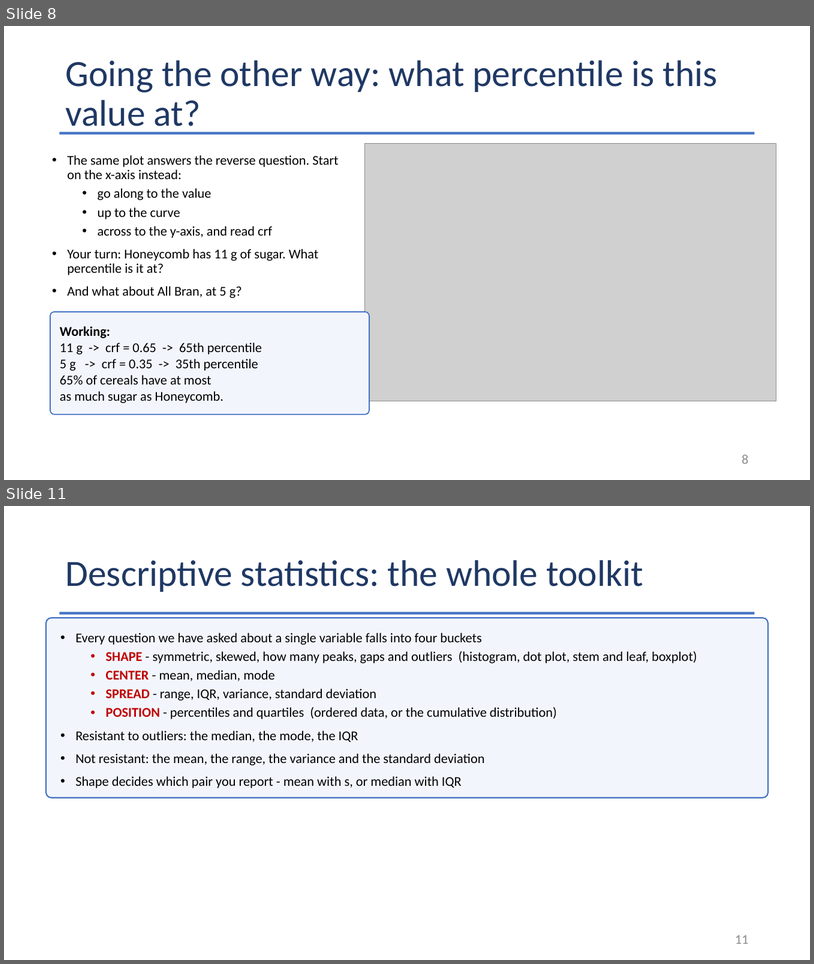
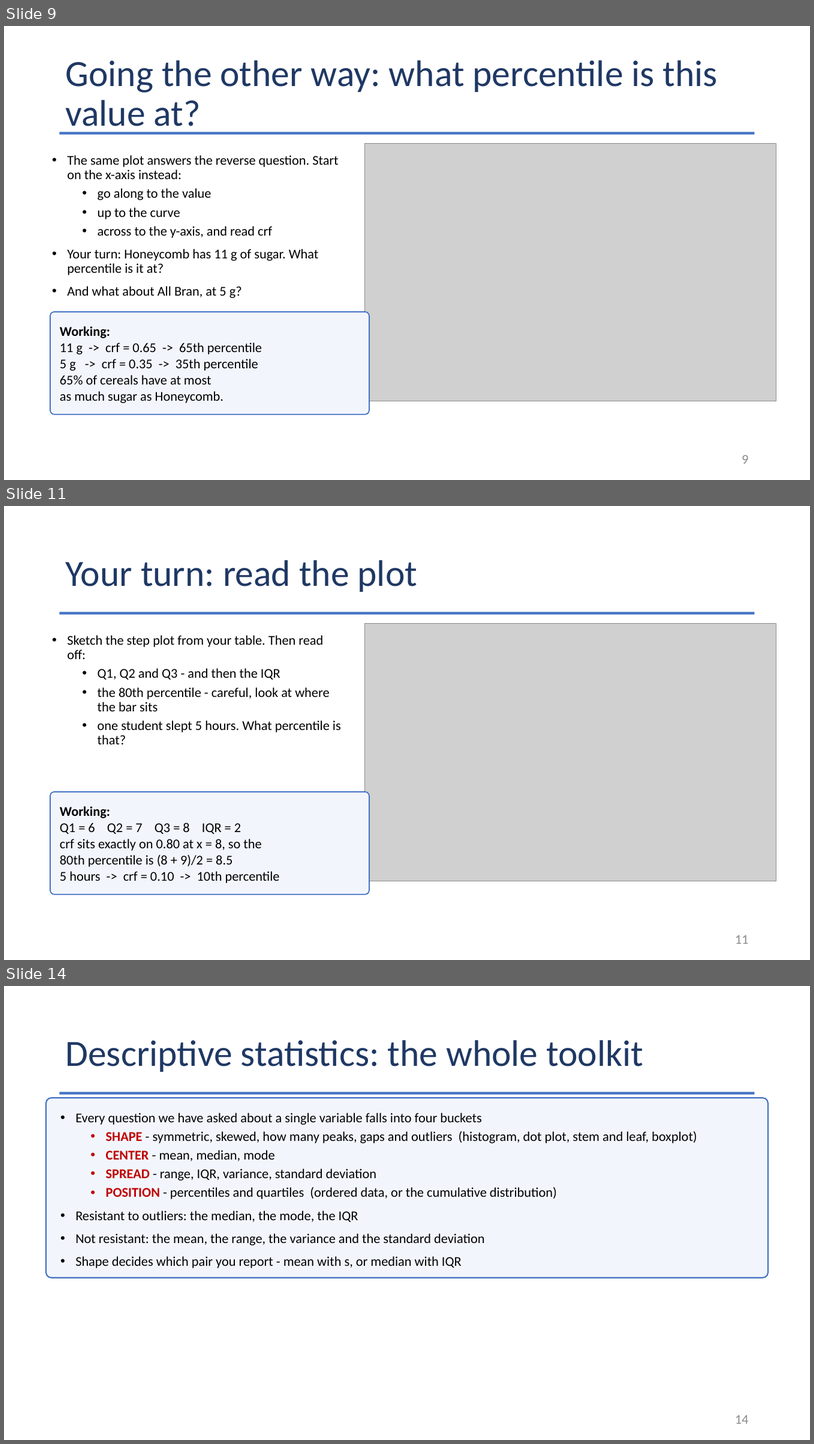
Before and after one commit to Jarred6068/Kvamme_UI_STAT251, a slide deck: docs/lecture_slides/Week 3/Week3_Lecture7_Slides_9_11_2026.pptx. Shown one above the other, each under a label of ours: slides 8 and 11 before the commit, slides 9, 11 and 14 after it; the slides between them are not shown. The pictures are 814x964 and 814x1444 pixels, drawn with LibreOffice and Linux fonts; fonts in the diff are those of the drawing; grey boxes stand for pictures. Boxes give left, top, right and bottom in pixels: in the first picture for what was removed or moved away, otherwise in the second. Text is boxed around its words. In the diff, an @@ line names an element or a change of style, - is before the commit and + after.

```diff
--- a/docs/lecture_slides/Week 3/Week3_Lecture7_Slides_9_11_2026.pptx
+++ b/docs/lecture_slides/Week 3/Week3_Lecture7_Slides_9_11_2026.pptx
@@ slide 11 added at bbox=[4, 506, 810, 960], background #FFFFFF @@
@@ title added at bbox=[65, 560, 417, 592], 44 pt, text #1F3864 @@
+Your turn: read the plot
@@ rectangle added at bbox=[60, 612, 755, 614], fill #4472C4 @@
@@ picture added at bbox=[365, 624, 777, 880] @@
@@ text added at bbox=[67, 635, 341, 744], 16 pt, text #000000 @@
+• Sketch the step plot from your table. Then read off:
+  • Q1, Q2 and Q3 - and then the IQR
+  • the 80th percentile - careful, look at where the bar sits
+  • one student slept 5 hours. What percentile is that?
@@ rounded rectangle added at bbox=[50, 792, 369, 894], fill #F2F6FC, outline #4472C4 1.25 pt, 16 pt, text #000000 @@
+Working:
+Q1 = 6 Q2 = 7 Q3 = 8 IQR = 2
+crf sits exactly on 0.80 at x = 8, so the
+80th percentile is (8 + 9)/2 = 8.5
+5 hours -> crf = 0.10 -> 10th percentile
@@ page number added at bbox=[735, 934, 749, 943], 16 pt, text #8C8C8C @@
+11
@@ what was slide 8 is now slide 9 @@
@@ page number at bbox=[742, 454, 749, 463]: text changed @@
-8
+9
@@ what was slide 11 is now slide 14 @@
@@ page number at bbox=[735, 1414, 749, 1423]: text changed @@
-11
+14
```
Also in this commit, not shown: 1 slide changed, 3 other slides added, 1 slide removed, 42 other files.
